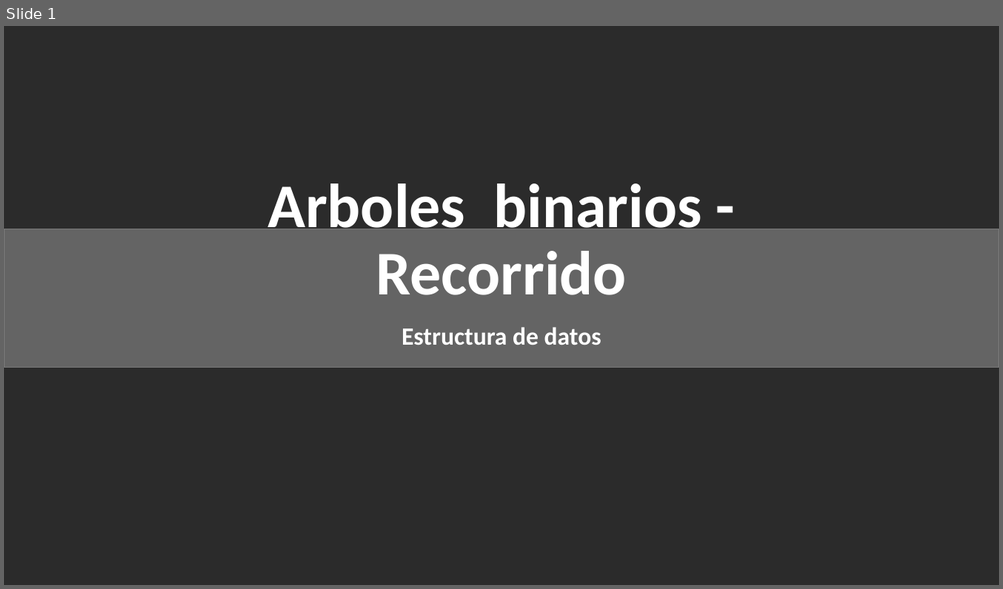
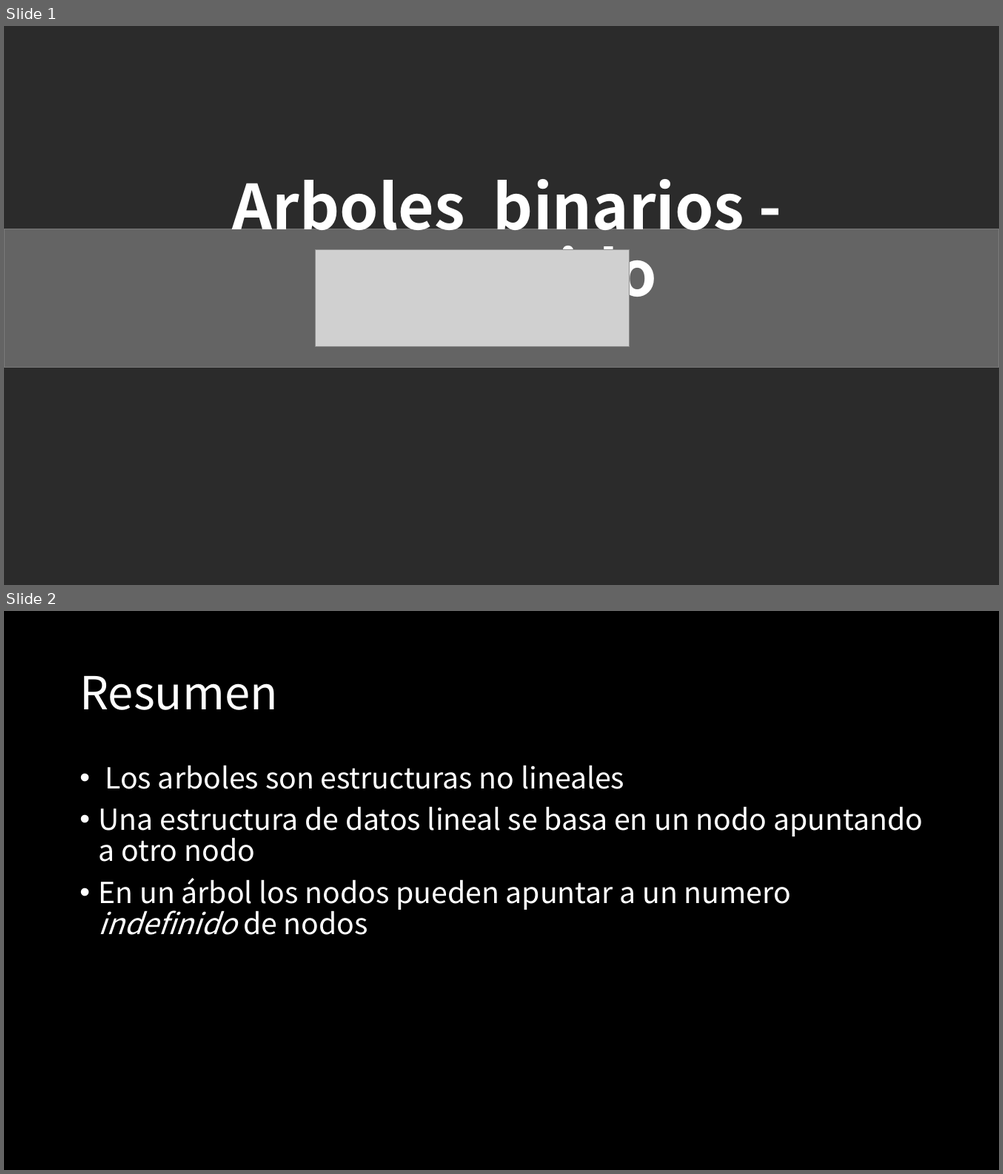
Before and after one commit to jcontrolresearch/DataStructure, a slide deck: Documents/[4]Arboles_binarios-Recorrido.pptx. Shown one above the other, each under a label of ours: slide 1 before the commit, slides 1 and 2 after it. The pictures are 1003x589 and 1003x1174 pixels, drawn with LibreOffice and Linux fonts; fonts in the diff are those of the drawing; grey boxes stand for pictures; background and template pictures are left out; a plain dark background stands for a picture behind light text. Boxes give left, top, right and bottom in pixels: in the first picture for what was removed or moved away, otherwise in the second. Text is boxed around its words. In the diff, an @@ line names an element or a change of style, - is before the commit and + after.

```diff
--- a/Documents/[4]Arboles_binarios-Recorrido.pptx
+++ b/Documents/[4]Arboles_binarios-Recorrido.pptx
@@ slide 2 added at (x1=4, y1=611, x2=999, y2=1170), background #000000 @@
@@ title added at (x1=79, y1=676, x2=277, y2=710), 44 pt, text #FFFFFF @@
+Resumen
@@ text added at (x1=99, y1=765, x2=922, y2=935), 28 pt, text #FFFFFF @@
+• Los arboles son estructuras no lineales
+• Una estructura de datos lineal se basa en un nodo apuntando a otro nodo
+• En un árbol los nodos pueden apuntar a un numero indefinido de nodos
@@ slide 1 changed as well @@
@@ title "Arboles binarios - Recorrido" at (x1=233, y1=179, x2=744, y2=312): font Calibri to Noto Sans CJK SC @@
@@ title "Arboles binarios - Recorrido" moved from (x1=267, y1=184, x2=702, y2=295) to (x1=233, y1=179, x2=744, y2=312) @@
@@ picture added at (x1=315, y1=249, x2=629, y2=347) @@
@@ subtitle "Estructura de datos" at (x1=382, y1=346, x2=620, y2=352): font Calibri to Noto Sans CJK SC @@
```
Also in this commit, not shown: 2 other slides added, 1 slide removed, 3 other files.
